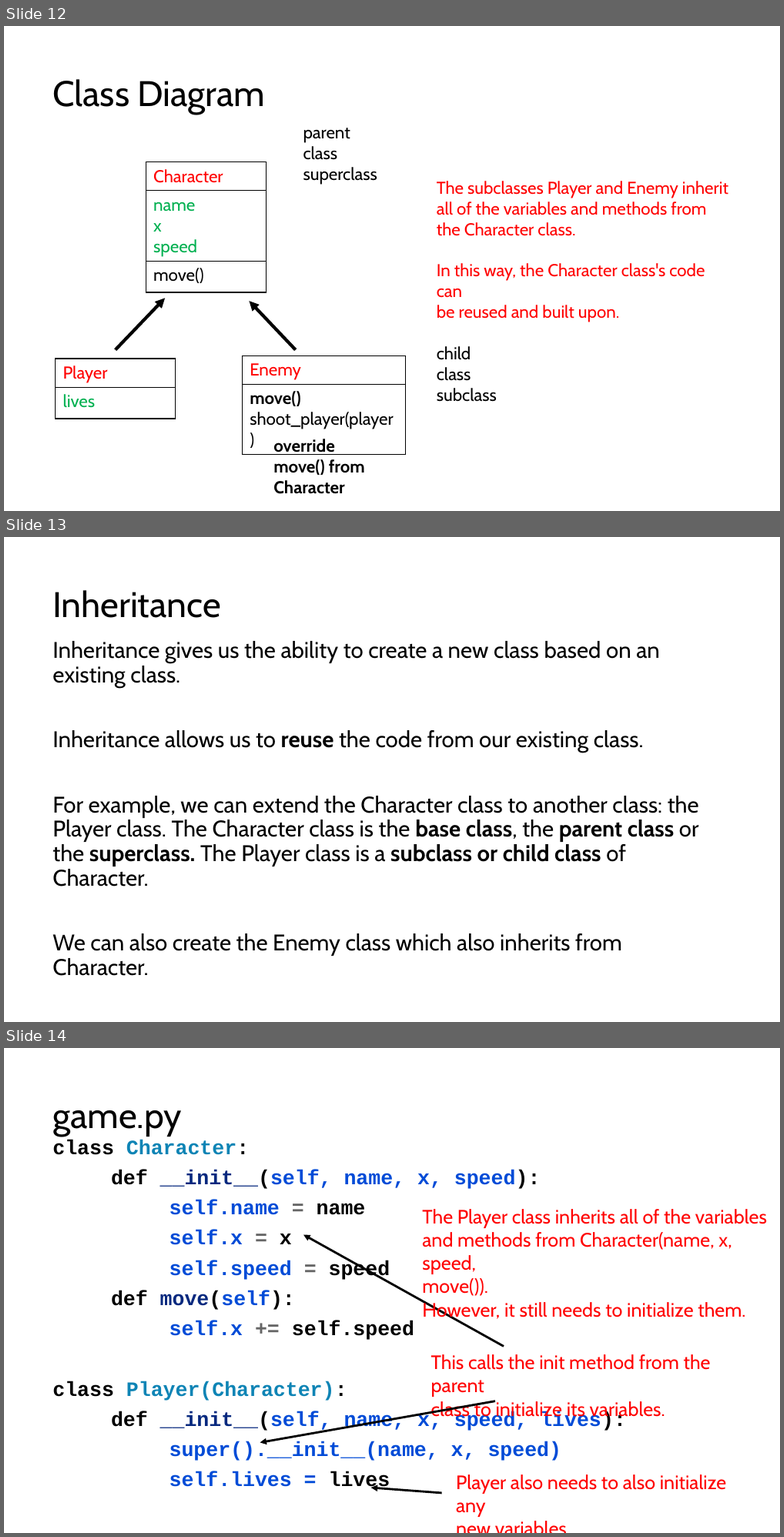
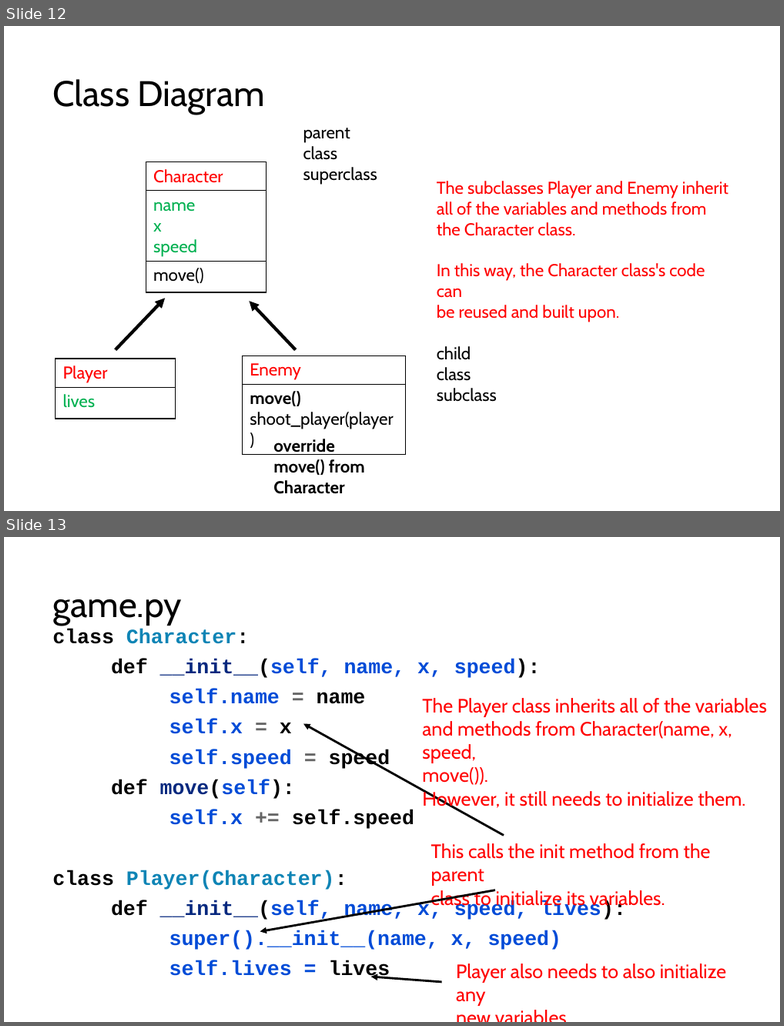
Before and after one commit to LongBaoNguyen/longbaonguyen.github.io, a slide deck: courses/apcsp/lect10.pptx. Shown one above the other, each under a label of ours: slides 12, 13 and 14 before the commit, slides 12 and 13 after it. The pictures are 784x1537 and 784x1026 pixels, drawn with LibreOffice and Linux fonts; fonts in the diff are those of the drawing. Boxes give left, top, right and bottom in pixels: in the first picture for what was removed or moved away, otherwise in the second. Text is boxed around its words. In the diff, an @@ line names an element or a change of style, - is before the commit and + after.

```diff
--- a/courses/apcsp/lect10.pptx
+++ b/courses/apcsp/lect10.pptx
@@ slide 13 removed at (x1=4, y1=537, x2=780, y2=1022), background #FFFFFF @@
@@ title removed at (x1=53, y1=590, x2=220, y2=618) @@
-Inheritance
@@ text removed at (x1=53, y1=641, x2=699, y2=976) @@
-Inheritance gives us the ability to create a new class based on an existing class.
-Inheritance allows us to reuse the code from our existing class.
-For example, we can extend the Character class to another class: the Player class. The Character class is the base class, the parent class or the superclass. The Player class is a subclass or child class of Character.
-We can also create the Enemy class which also inherits from Character.
@@ what was slide 14 is now slide 13 @@
```
Also in this commit, not shown: 4 slides changed, 1 other slide removed, 3 other files.
